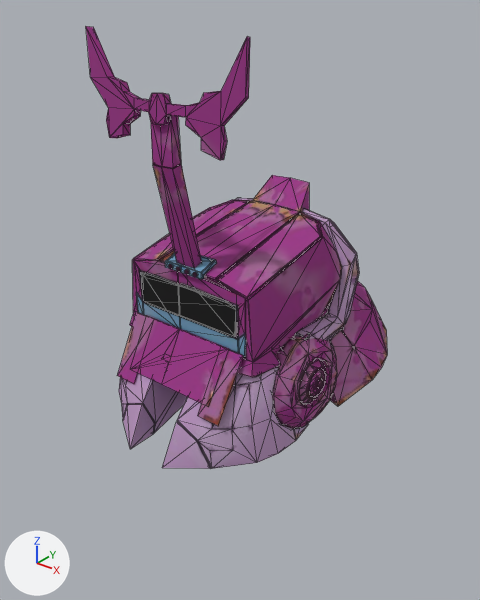
One commit to the glTF model public/3d/tank/C-26.glb: the scene before it, then after it.
Both versions are drawn from a 50 mm camera at (2.23, -2.83, 4.06) aimed at (-0.07, 0.04, 2.28). Arrows for +X, +Y and +Z are at lower left; the lights stay in place. Mesh edges are drawn as thin lines.

Script lines for the objects in view, before the commit:
```python
me_tank_chest_2_002 = bpy.data.meshes.new('Tank_Chest_2.002')
me_tank_chest_2_002.from_pydata(...)  # 1615 vertices, 2869 faces; spans x -0.74..0.74, y -0.87..0.9, z 1.63..3.85
me_tank_chest_2_002.materials.append(mat_c_26)  # picture img_c_26
ob_c_26 = bpy.data.objects.new('C-26', me_tank_chest_2_002)
ob_c_26.location = (0.0, 0.0, 0.0)
```
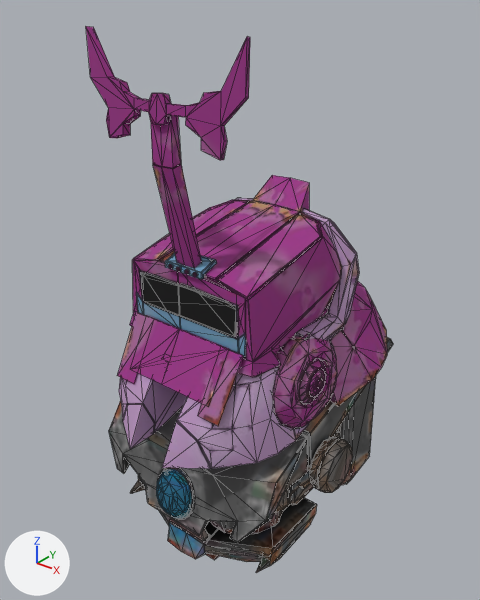
Pixel boxes (x1, y1, x2, y2) of what changed, in the pictures (480 x 600 px):
'17', added
    after: (109, 337, 393, 573)

The change, as a list of edits to the scene's bpy script:
```text
Add img_e_17:
    img_e_17 = load_image('E-17', '_unpacked/E-17', 512, 512, 'sRGB')
Add mat_17:
    mat_17 = principled_material('17')
    mat_17.texture = img_e_17
    mat_17.roughness = 0.9
Add me_body_001:
    me_body_001.from_pydata(...)  # 1446 vertices, 2678 faces; spans x -0.78..0.78, y -0.74..1.03, z 0.66..1.98
    me_body_001.materials.append(mat_17)  # picture img_e_17
Add ob_17:
    ob_17 = bpy.data.objects.new('17', me_body_001)
    ob_17.location = (0.0, 0.0, 0.0)
```
